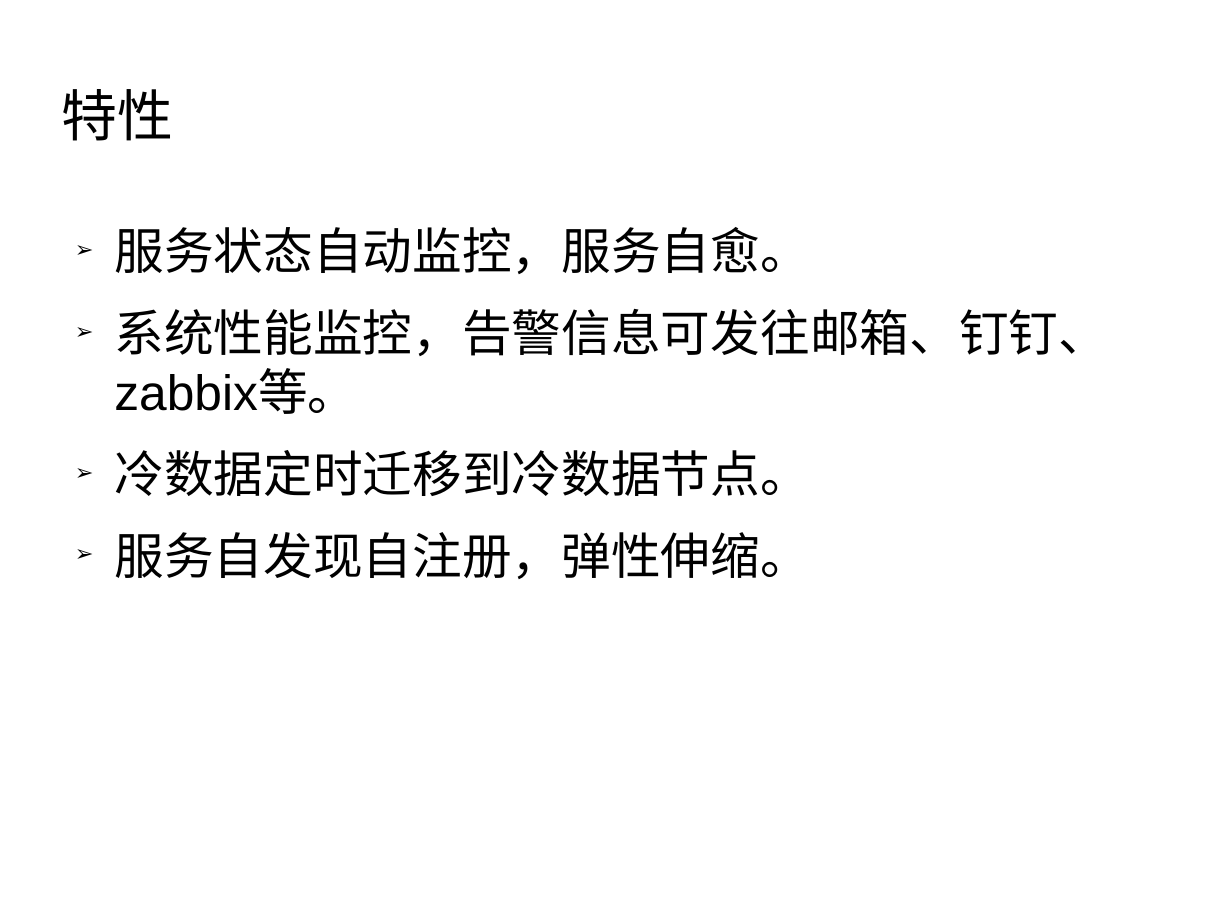
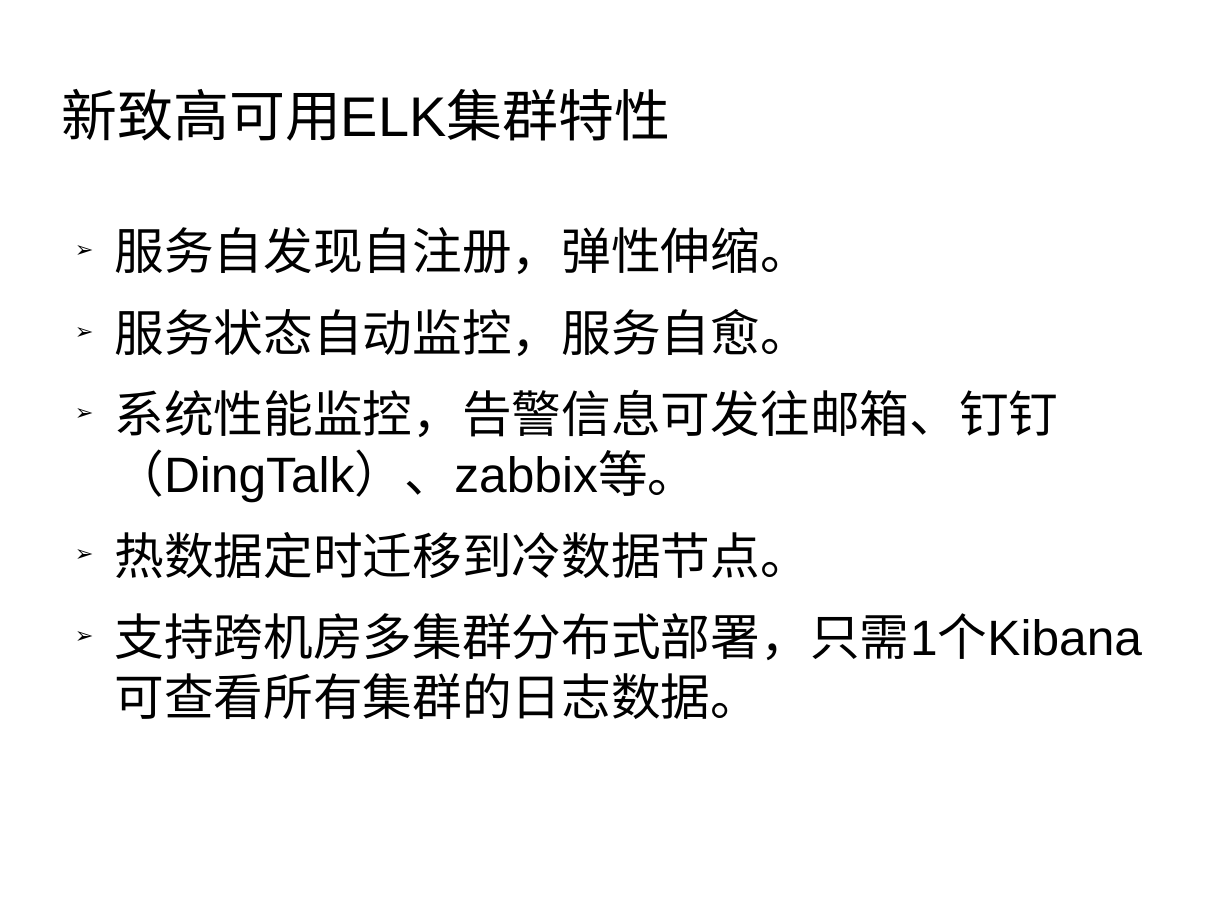
Before and after one commit to bottlelee/ansible-elk-deploy, a slide deck: slide 6 of docs/Arch_intro.odp (slide 2 before the commit). Drawn at 1232x924 pixels with LibreOffice and Linux fonts; fonts in the diff are those of the drawing; background and template pictures are left out. Boxes give left, top, right and bottom in pixels: in the first picture for what was removed or moved away, otherwise in the second. Text is boxed around its words. In the diff, an @@ line names an element or a change of style, - is before the commit and + after.

```diff
--- a/docs/Arch_intro.odp
+++ b/docs/Arch_intro.odp
@@ title at (62,89,670,141): text changed @@
-特性
+新致高可用ELK集群特性
@@ text at (114,227,810,274): paragraph added @@
+➢ 服务自发现自注册，弹性伸缩。
@@ text at (114,390,1142,719): text changed @@
-➢ 系统性能监控，告警信息可发往邮箱、钉钉、zabbix等。
-➢ 冷数据定时迁移到冷数据节点。
-➢ 服务自发现自注册，弹性伸缩。
+➢ 系统性能监控，告警信息可发往邮箱、钉钉（DingTalk）、zabbix等。
+➢ 热数据定时迁移到冷数据节点。
+➢ 支持跨机房多集群分布式部署，只需1个Kibana可查看所有集群的日志数据。
```
Also in this commit, not shown: 5 other slides changed, 5 slides added, 1 slide removed, 21 other files.
